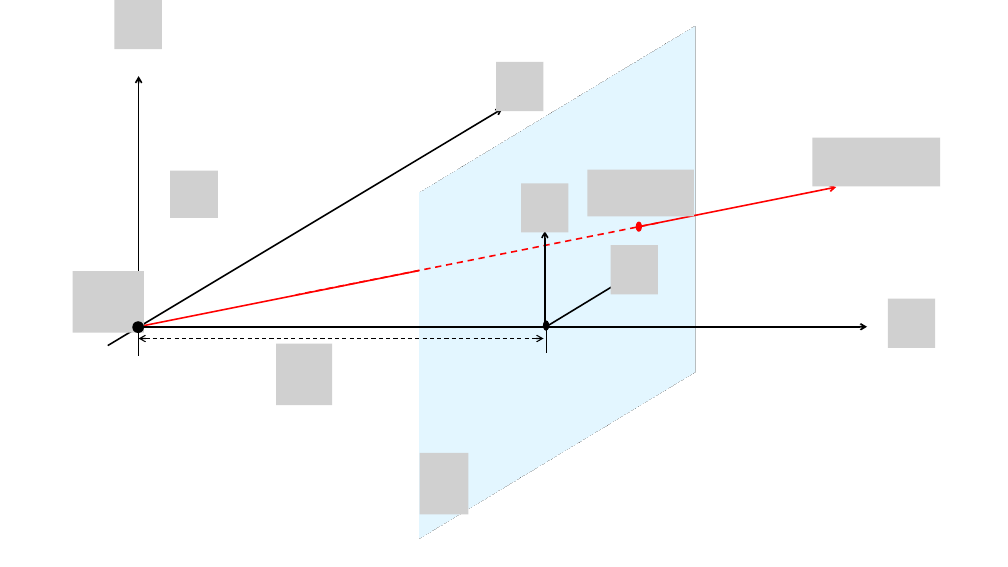
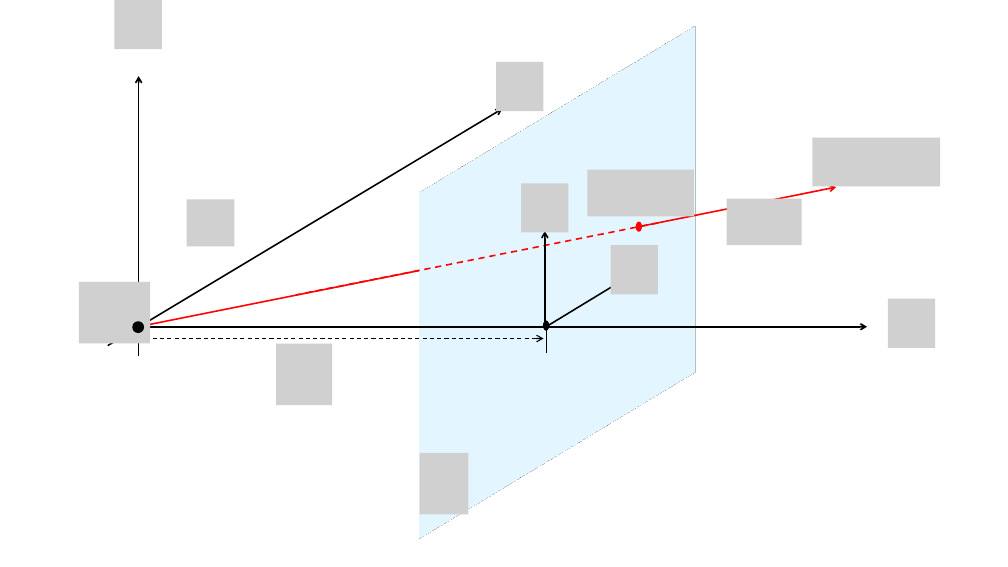
Before and after one commit to Prelly95/Final-Year-Project, a slide deck: slide 2 of Report/Figures.pptx. Drawn at 1008x567 pixels with LibreOffice and Linux fonts; fonts in the diff are those of the drawing; grey boxes stand for pictures. Boxes give left, top, right and bottom in pixels: in the first picture for what was removed or moved away, otherwise in the second. Text is boxed around its words. In the diff, an @@ line names an element or a change of style, - is before the commit and + after.

```diff
--- a/Report/Figures.pptx
+++ b/Report/Figures.pptx
@@ picture removed at [170, 171, 218, 218] @@
@@ picture added at [187, 200, 234, 247] @@
@@ picture added at [727, 199, 802, 245] @@
@@ picture: place and size @@
-picture at [73, 271, 144, 333]
+picture at [79, 282, 150, 343]
```
Also in this commit, not shown: 7 slides added, 1 slide removed, 19 other files.
